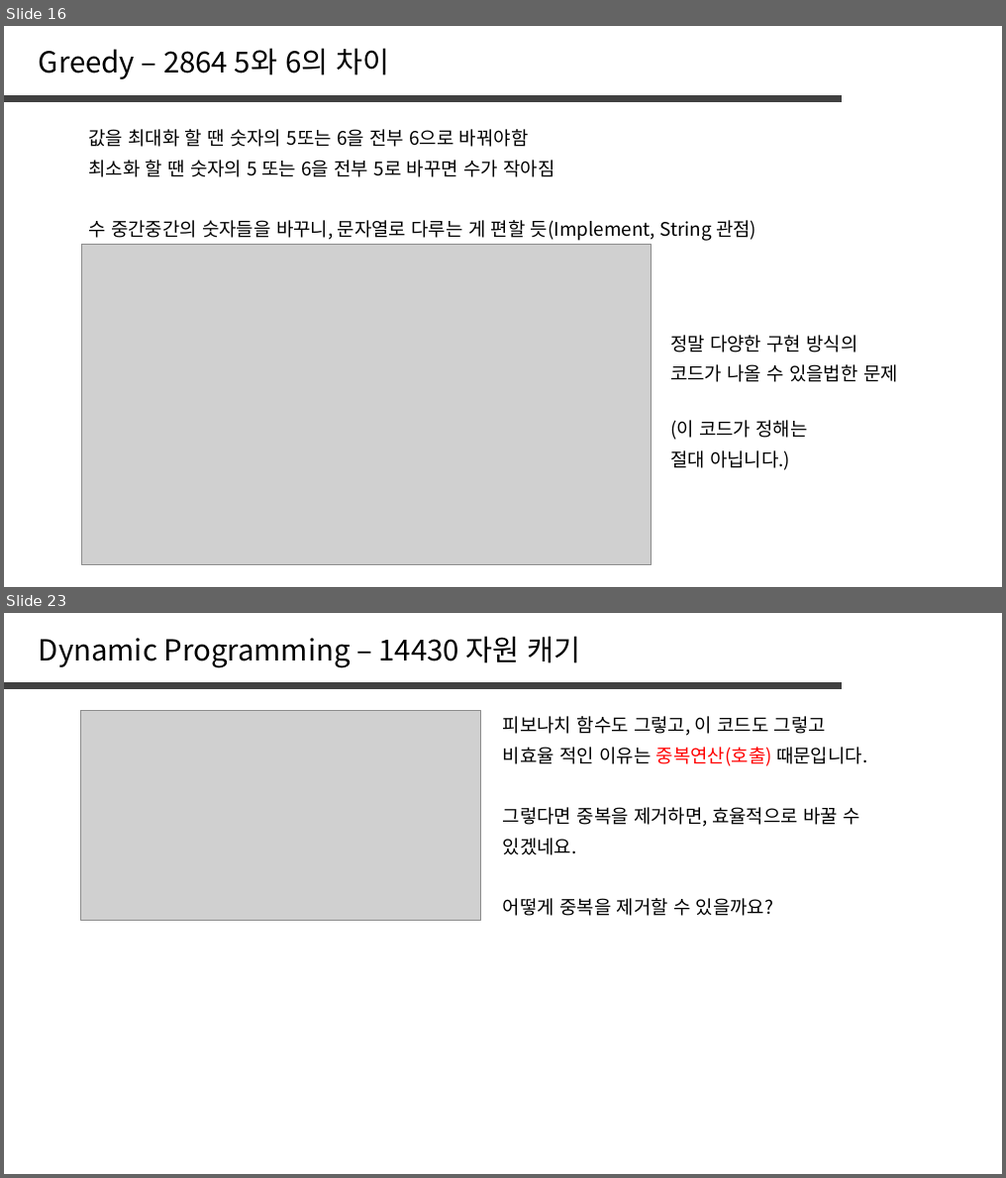
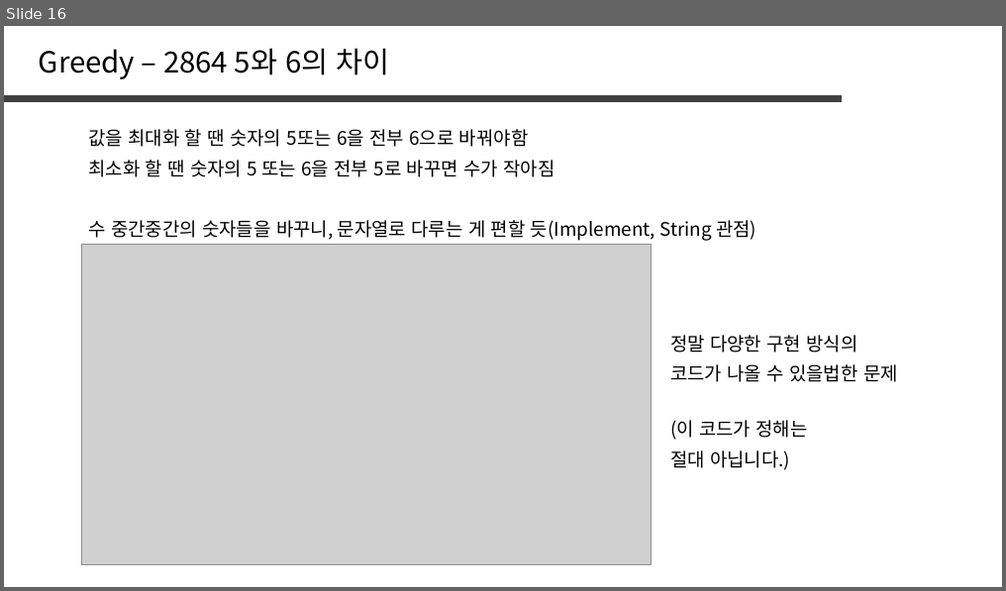
Before and after one commit to jaehoo1/PS-study, a slide deck: study/6_Greedy.pptx. Shown one above the other, each under a label of ours: slides 16 and 23 before the commit, slide 16 after it; the slides between them are not shown. The pictures are 1006x1178 and 1006x591 pixels, drawn with LibreOffice and Linux fonts; fonts in the diff are those of the drawing; grey boxes stand for pictures. Boxes give left, top, right and bottom in pixels: in the first picture for what was removed or moved away, otherwise in the second. Text is boxed around its words. In the diff, an @@ line names an element or a change of style, - is before the commit and + after.

```diff
--- a/study/6_Greedy.pptx
+++ b/study/6_Greedy.pptx
@@ slide 23 removed at [4,613,1002,1174], background #FFFFFF @@
@@ text removed at [39,636,581,668] @@
-Dynamic Programming – 14430 자원 캐기
@@ line removed from (4, 685) to (843, 685) @@
@@ picture removed at [80,710,480,921] @@
@@ text removed at [503,716,826,736] @@
-피보나치 함수도 그렇고, 이 코드도 그렇고
@@ text removed at [503,747,867,766] @@
-비효율 적인 이유는 중복연산(호출) 때문입니다.
@@ text removed at [503,807,859,827] @@
-그렇다면 중복을 제거하면, 효율적으로 바꿀 수
@@ text removed at [503,838,577,856] @@
-있겠네요.
@@ text removed at [503,898,774,916] @@
-어떻게 중복을 제거할 수 있을까요?
```
Also in this commit, not shown: 1 slide changed, 6 slides added, 22 other slides removed.
